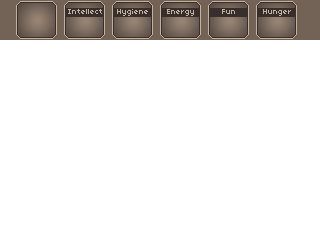
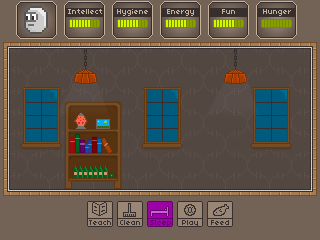
Layered file, before and after one edit (320x240). Changes by layer:
added layer "Layer 15 copy" (3%) above "Layer 14 copy" over [55, 74, 111, 120]
added layer "Layer 14 copy" above "Layer 15" over [74, 49, 97, 84]
added layer "Layer 15" (3%) above "Layer 14" over [205, 74, 261, 120]
added layer "Layer 14" above "Layer 9" over [224, 49, 247, 84]
added layer "Layer 9" above "Layer 16" over [64, 101, 122, 189]
added layer "Layer 13 copy 2" above "Layer 13 copy" over [20, 87, 62, 150]
added layer "Layer 13 copy" above "Layer 13" over [141, 87, 183, 150]
added layer "Layer 13" above "Layer 9 copy 4" over [250, 87, 292, 150]
added layer "Layer 9 copy 4" above "Layer 6" over [87, 201, 233, 227]
showed "Layer 4 copy 4", painted on it over [261, 19, 292, 28]
showed "Layer 4 copy 3" over [213, 19, 244, 28]
showed "Layer 4 copy 2" over [165, 19, 196, 28]
showed "Layer 4 copy" over [117, 19, 148, 28]
showed "Layer 4" over [69, 19, 100, 28]
showed "Layer 3" over [24, 6, 48, 34]
added layer "Layer 17" above "Layer 5" over [10, 49, 310, 189]
showed "Layer 5" over [0, 6, 320, 240]
